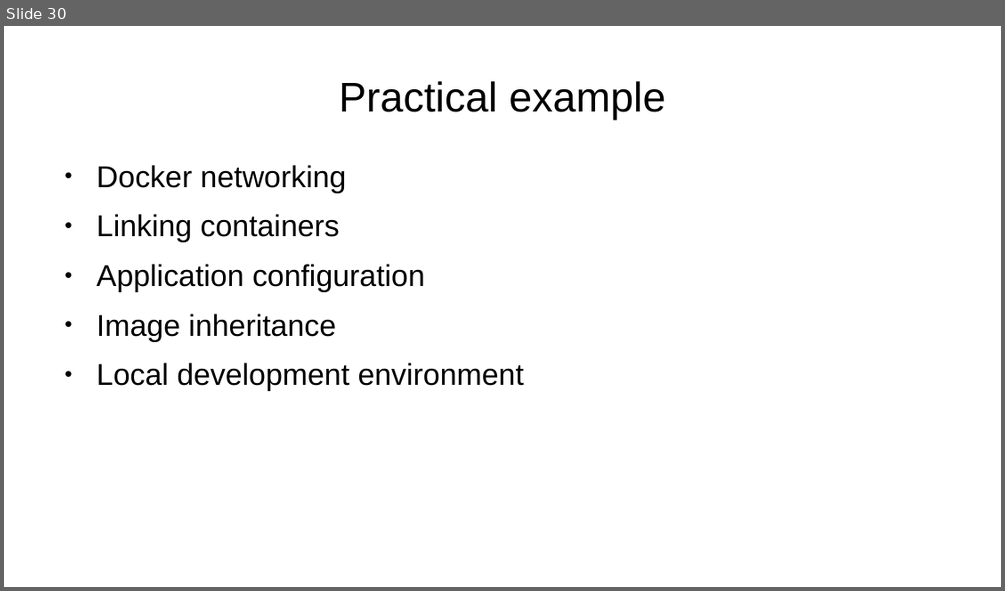
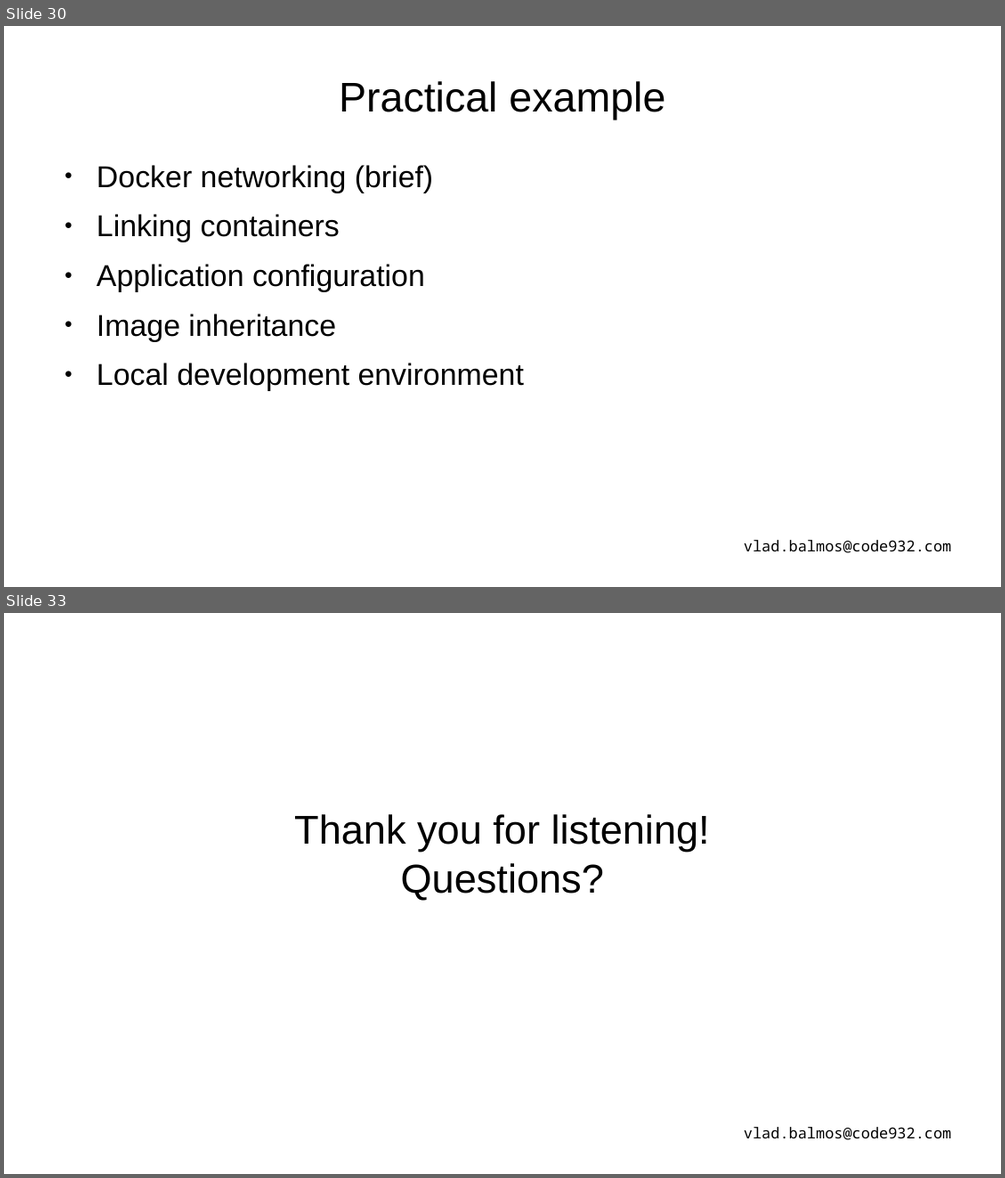
Before and after one commit to vladbalmos/docker-presentation, a slide deck: docker.odp. Shown one above the other, each under a label of ours: slide 30 before the commit, slides 30 and 33 after it; the slides between them are not shown. The pictures are 1005x591 and 1005x1178 pixels, drawn with LibreOffice and Linux fonts; fonts in the diff are those of the drawing. Boxes give left, top, right and bottom in pixels: in the first picture for what was removed or moved away, otherwise in the second. Text is boxed around its words. In the diff, an @@ line names an element or a change of style, - is before the commit and + after.

```diff
--- a/docker.odp
+++ b/docker.odp
@@ slide 33 added at box(4, 613, 1001, 1174), background #FFFFFF @@
@@ subtitle added at box(294, 814, 710, 900), 32 pt, text #000000 @@
+Thank you for listening!
+Questions?
@@ text added at box(744, 1127, 951, 1140), 12 pt, text #000000 @@
+vlad.balmos@code932.com
@@ slide 30 changed as well @@
@@ text at box(97, 165, 433, 193): text changed @@
-● Docker networking
+● Docker networking (brief)
@@ text added at box(744, 540, 951, 553), 12 pt, text #000000 @@
+vlad.balmos@code932.com
```
Also in this commit, not shown: 27 other slides changed, 4 other slides added, 2 slides removed.
